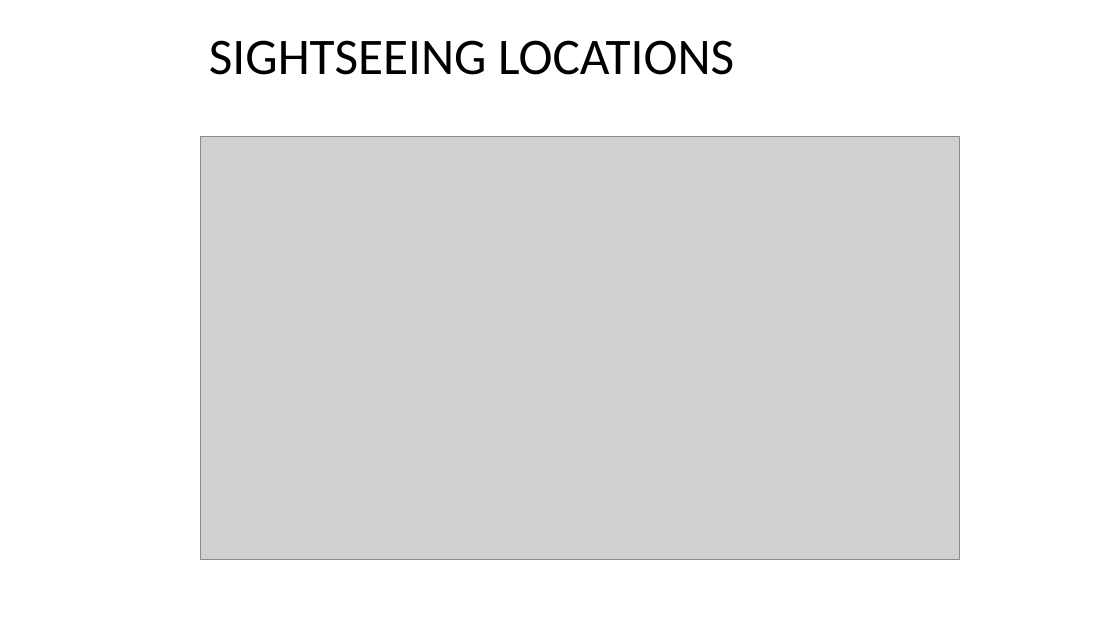
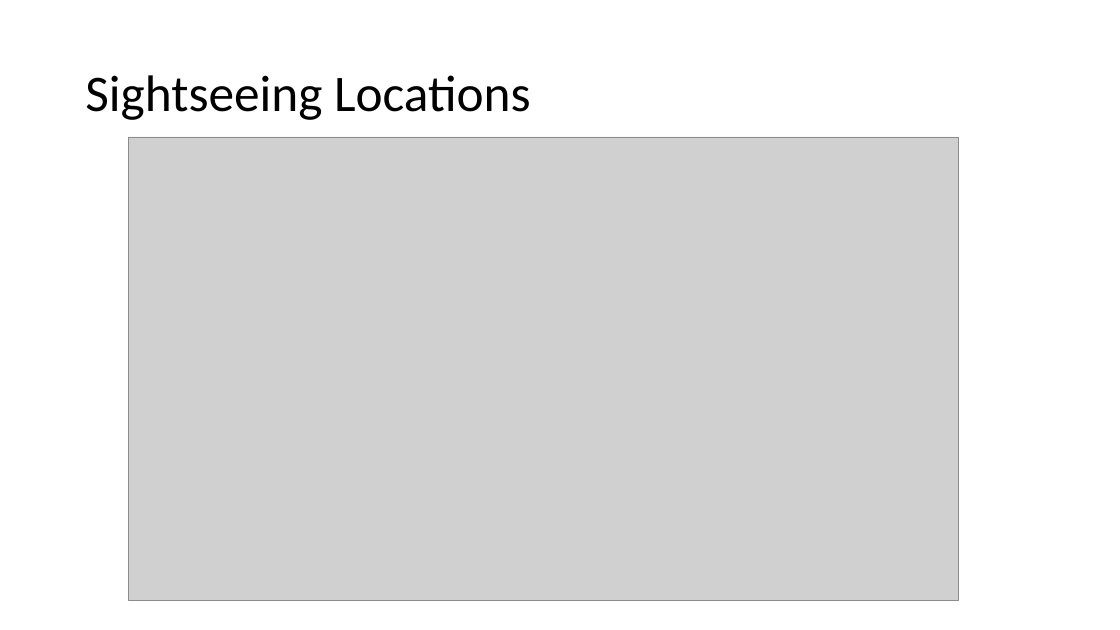
Before and after one commit to abhilash-j2/BostonSightseeing, a slide deck: slide 6 of Boston Sightseeing.pptx. Drawn at 1120x630 pixels with LibreOffice and Linux fonts; fonts in the diff are those of the drawing; grey boxes stand for pictures. Boxes give left, top, right and bottom in pixels: in the first picture for what was removed or moved away, otherwise in the second. Text is boxed around its words. In the diff, an @@ line names an element or a change of style, - is before the commit and + after.

```diff
--- a/Boston Sightseeing.pptx
+++ b/Boston Sightseeing.pptx
@@ title "Sightseeing Locations" at (85,75,531,120): vertical alignment top to middle @@
@@ title at (85,75,531,120): text changed @@
-SIGHTSEEING LOCATIONS
+Sightseeing Locations
@@ picture: place and size @@
-picture at (201,137,960,560)
+picture at (128,137,959,601)
```
Also in this commit, not shown: 11 other slides changed, 7 slides added, 1 slide removed, 1 other file.
